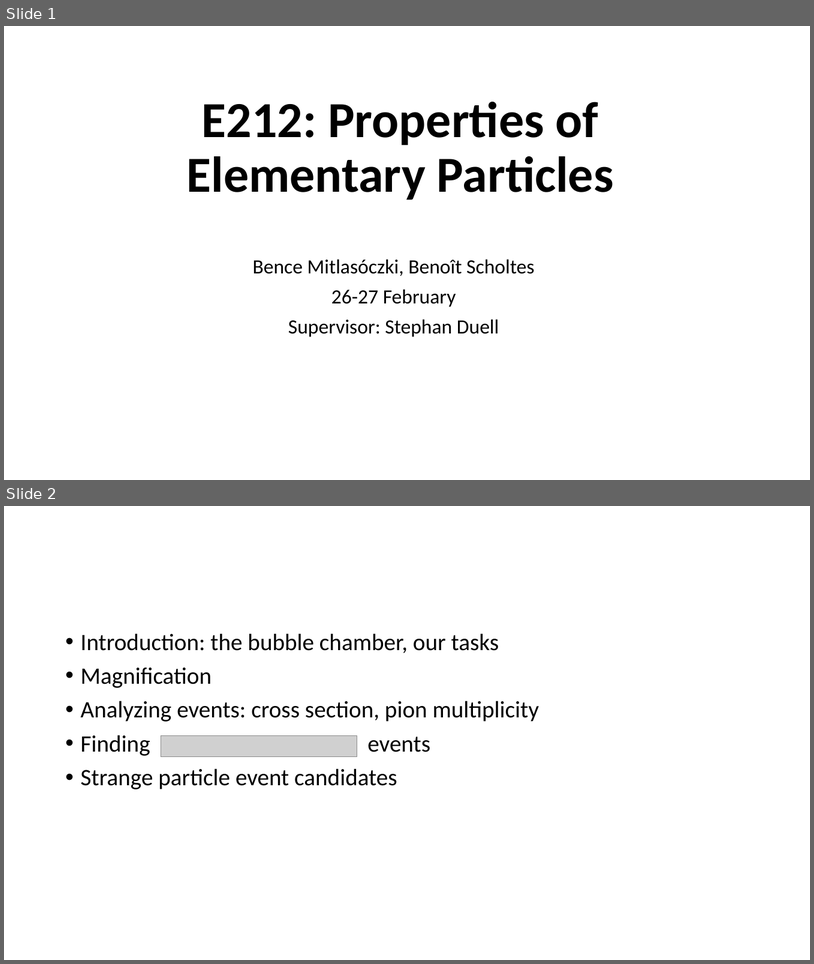
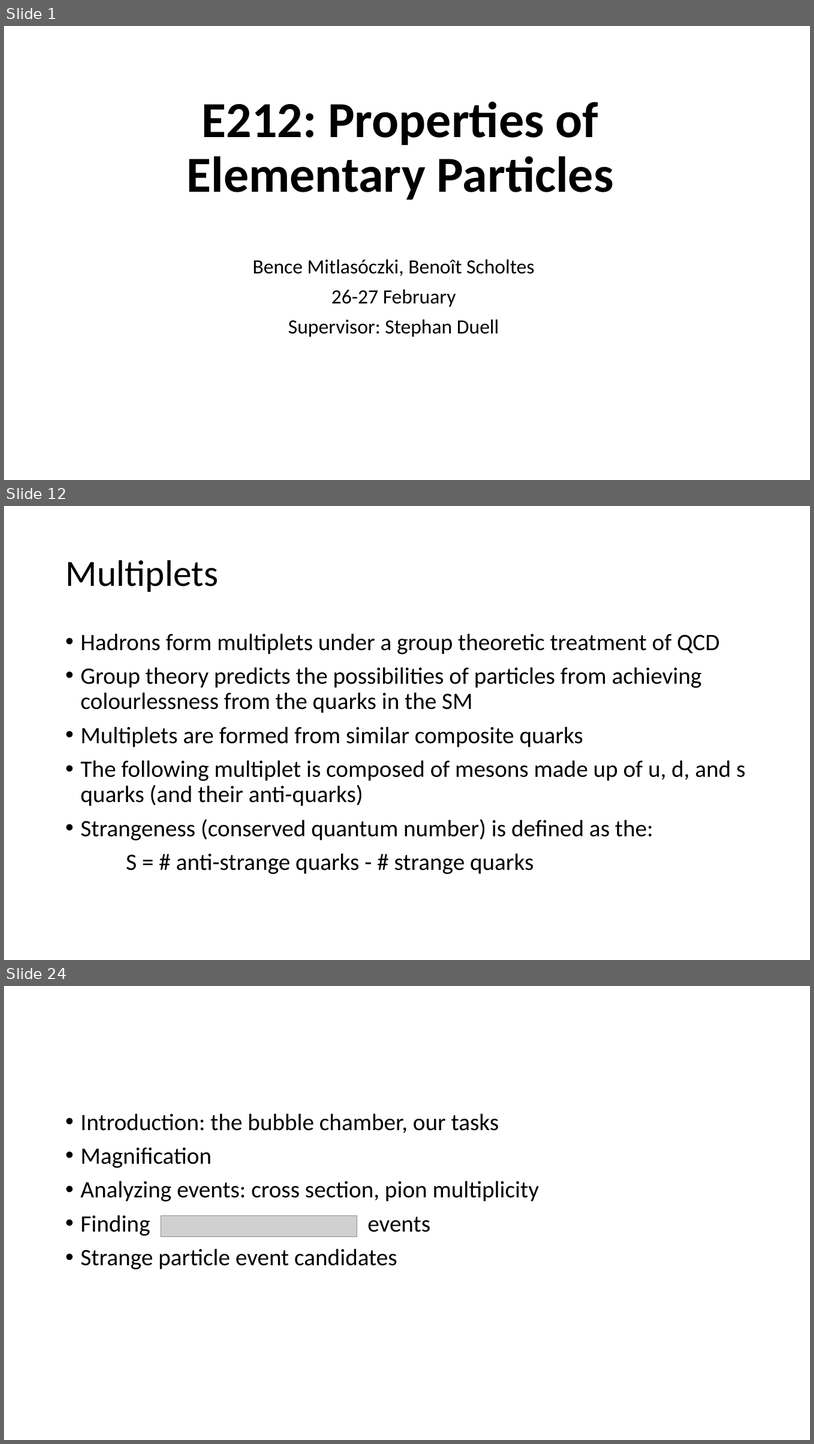
Before and after one commit to mitlabence/Lab18, a slide deck: Presentation/E212.pptx. Shown one above the other, each under a label of ours: slides 1 and 2 before the commit, slides 1, 12 and 24 after it; the slides between them are not shown. The pictures are 814x964 and 814x1444 pixels, drawn with LibreOffice and Linux fonts; fonts in the diff are those of the drawing; grey boxes stand for pictures. Boxes give left, top, right and bottom in pixels: in the first picture for what was removed or moved away, otherwise in the second. Text is boxed around its words. In the diff, an @@ line names an element or a change of style, - is before the commit and + after.

```diff
--- a/Presentation/E212.pptx
+++ b/Presentation/E212.pptx
@@ slide 12 added at <box>4,506,810,960</box>, background #FFFFFF @@
@@ title added at <box>65,560,218,592</box>, 44 pt, text #000000 @@
+Multiplets
@@ text added at <box>81,633,746,874</box>, 28 pt, text #000000 @@
+• Hadrons form multiplets under a group theoretic treatment of QCD
+• Group theory predicts the possibilities of particles from achieving colourlessness from the quarks in the SM
+• Multiplets are formed from similar composite quarks
+• The following multiplet is composed of mesons made up of u, d, and s quarks (and their anti-quarks)
+• Strangeness (conserved quantum number) is defined as the:
+S = # anti-strange quarks - # strange quarks
@@ what was slide 2 is now slide 24 @@
```
Also in this commit, not shown: 3 slides changed, 29 other slides added, 15 other files.
